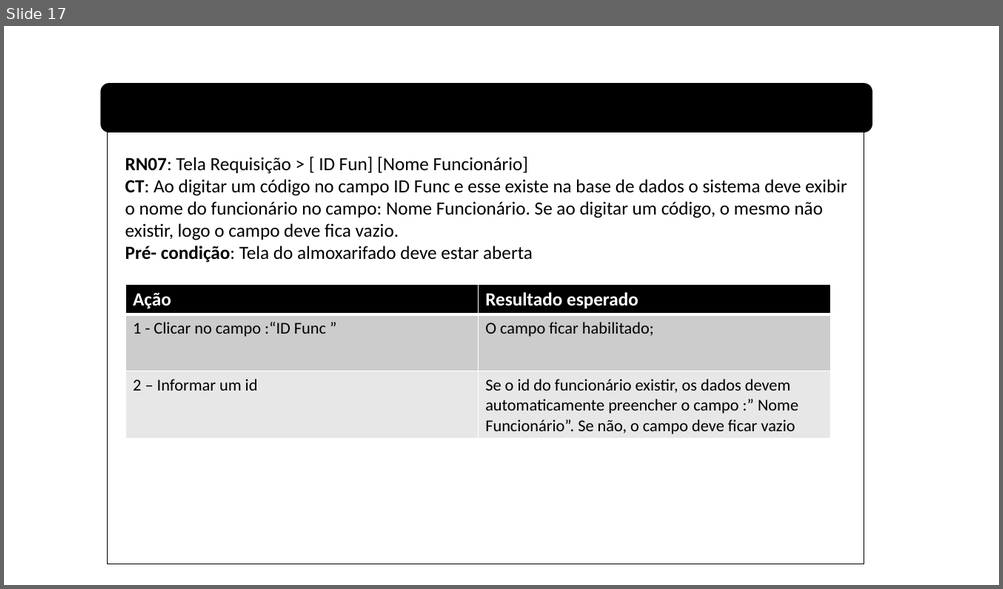
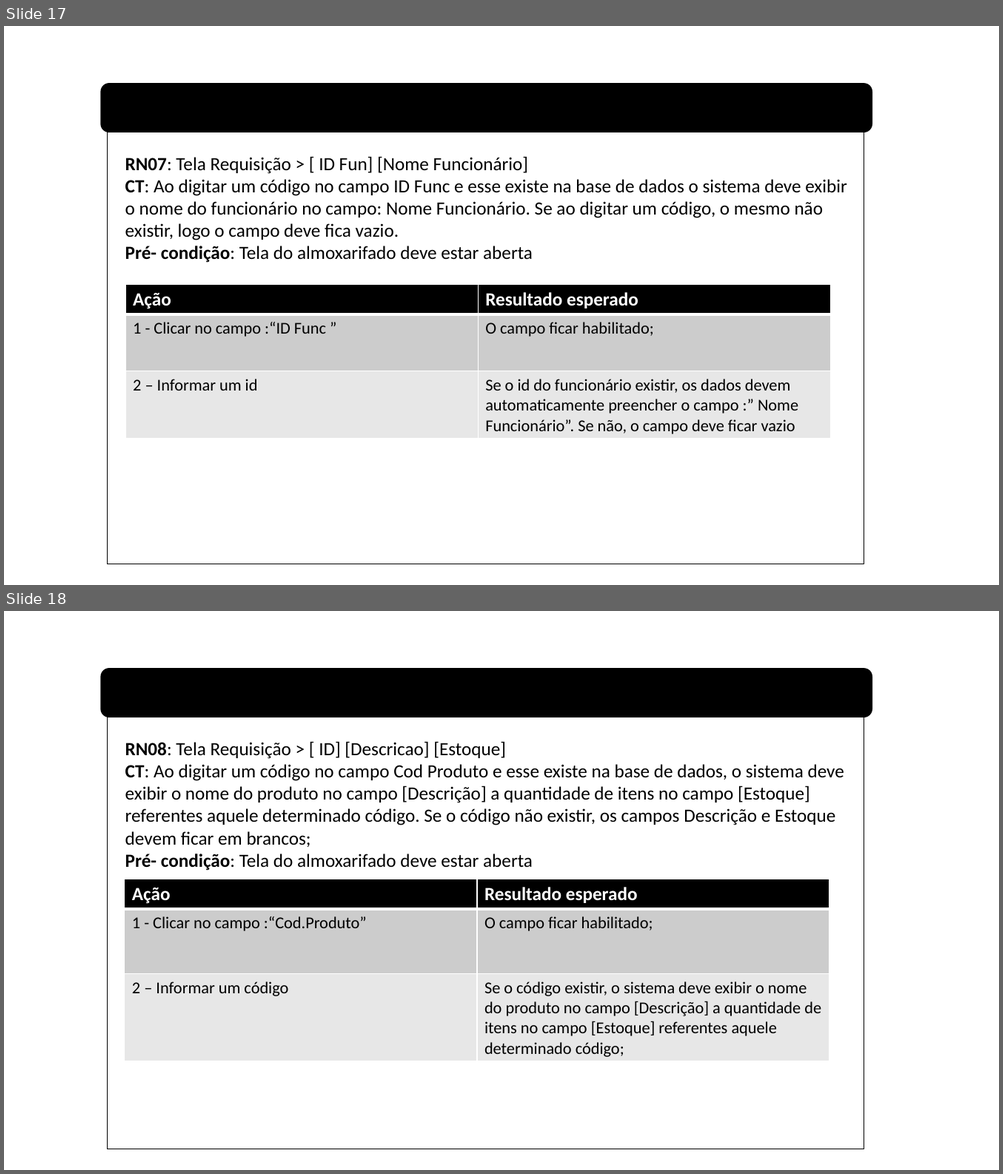
Before and after one commit to viniciuss1812/Almoxarifado, a slide deck: RegrasNegocio/RN_Requisitos.pptx. Shown one above the other, each under a label of ours: slide 17 before the commit, slides 17 and 18 after it. The pictures are 1003x589 and 1003x1174 pixels, drawn with LibreOffice and Linux fonts; fonts in the diff are those of the drawing. Boxes give left, top, right and bottom in pixels: in the first picture for what was removed or moved away, otherwise in the second. Text is boxed around its words. In the diff, an @@ line names an element or a change of style, - is before the commit and + after.

```diff
--- a/RegrasNegocio/RN_Requisitos.pptx
+++ b/RegrasNegocio/RN_Requisitos.pptx
@@ slide 18 added at bbox=[4, 611, 999, 1170], background #FFFFFF @@
@@ rounded rectangle added at bbox=[101, 669, 872, 717], fill #000000, outline #000000 1 pt @@
@@ rectangle added at bbox=[108, 717, 865, 1150], outline #000000 1 pt @@
@@ text added at bbox=[125, 741, 844, 871], 18 pt, text #000000 @@
+RN08: Tela Requisição > [ ID] [Descricao] [Estoque]
+CT: Ao digitar um código no campo Cod Produto e esse existe na base de dados, o sistema deve exibir o nome do produto no campo [Descrição] a quantidade de itens no campo [Estoque] referentes aquele determinado código. Se o código não existir, os campos Descrição e Estoque devem ficar em brancos;
+Pré- condição: Tela do almoxarifado deve estar aberta
@@ table added at bbox=[125, 880, 829, 1062], 3 rows, 2 columns @@
+Ação | Resultado esperado
+1 - Clicar no campo :“Cod.Produto” | O campo ficar habilitado;
+2 – Informar um código | Se o código existir, o sistema deve exibir o nome do produto no campo [Descrição] a quantidade de itens no campo [Estoque] referentes aquele determinado código;
```
Also in this commit, not shown: 6 slides changed, 3 other slides added, 23 other files.
